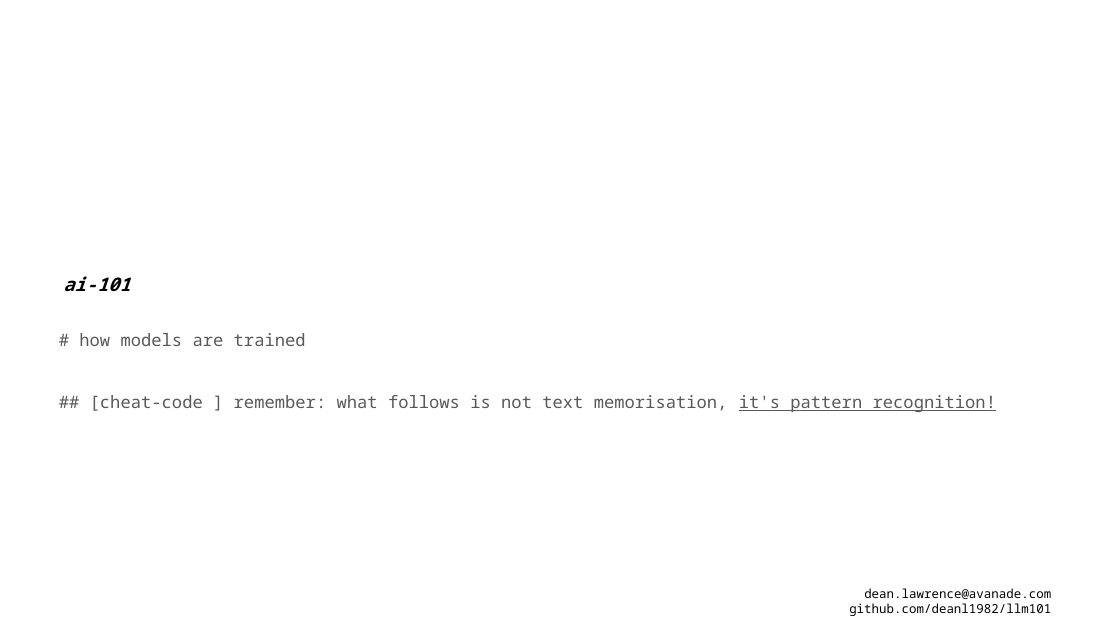
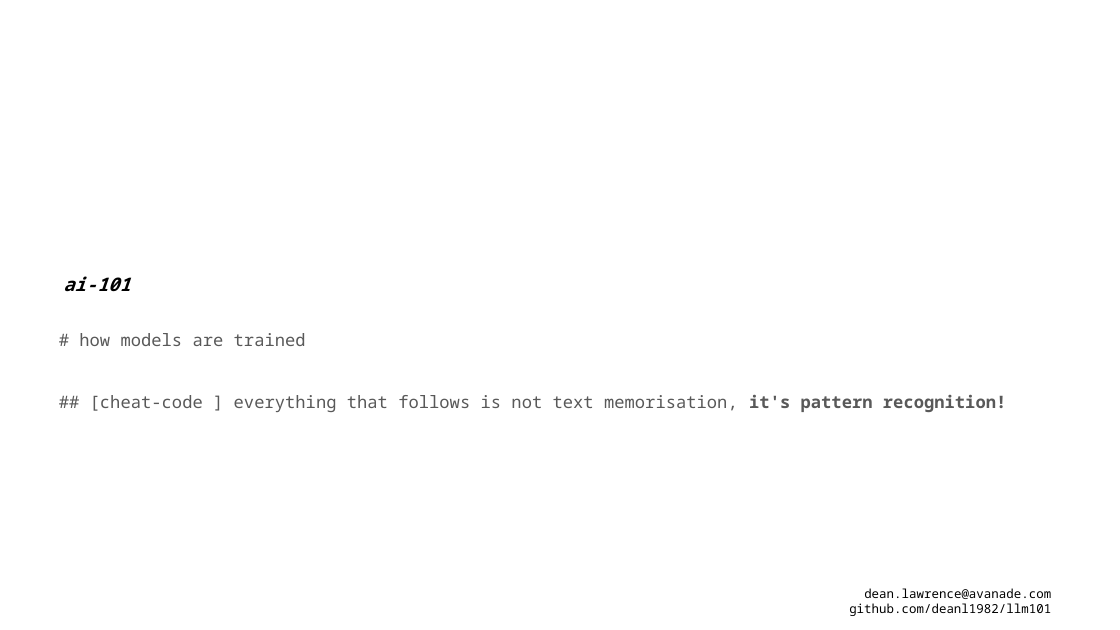
Before and after one commit to deanl1982/llm101, a slide deck: slide 3 of llm101.pptx. Drawn at 1120x630 pixels with LibreOffice and Linux fonts; fonts in the diff are those of the drawing. Boxes give left, top, right and bottom in pixels: in the first picture for what was removed or moved away, otherwise in the second. Text is boxed around its words. In the diff, an @@ line names an element or a change of style, - is before the commit and + after.

```diff
--- a/llm101.pptx
+++ b/llm101.pptx
@@ text at [90, 395, 1006, 412]: text changed @@
-## [cheat-code ] remember: what follows is not text memorisation, it's pattern recognition!
+## [cheat-code ] everything that follows is not text memorisation, it's pattern recognition!
```
Also in this commit, not shown: 6 other slides changed, 1 slide added.
